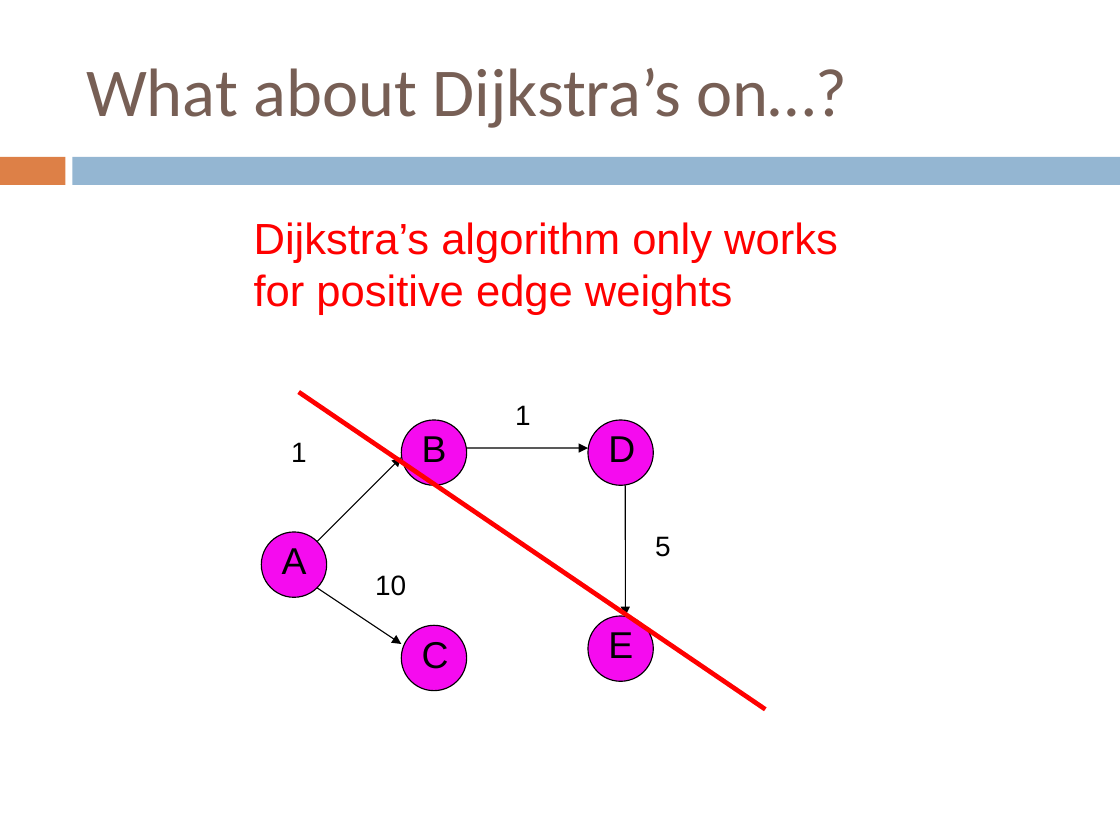
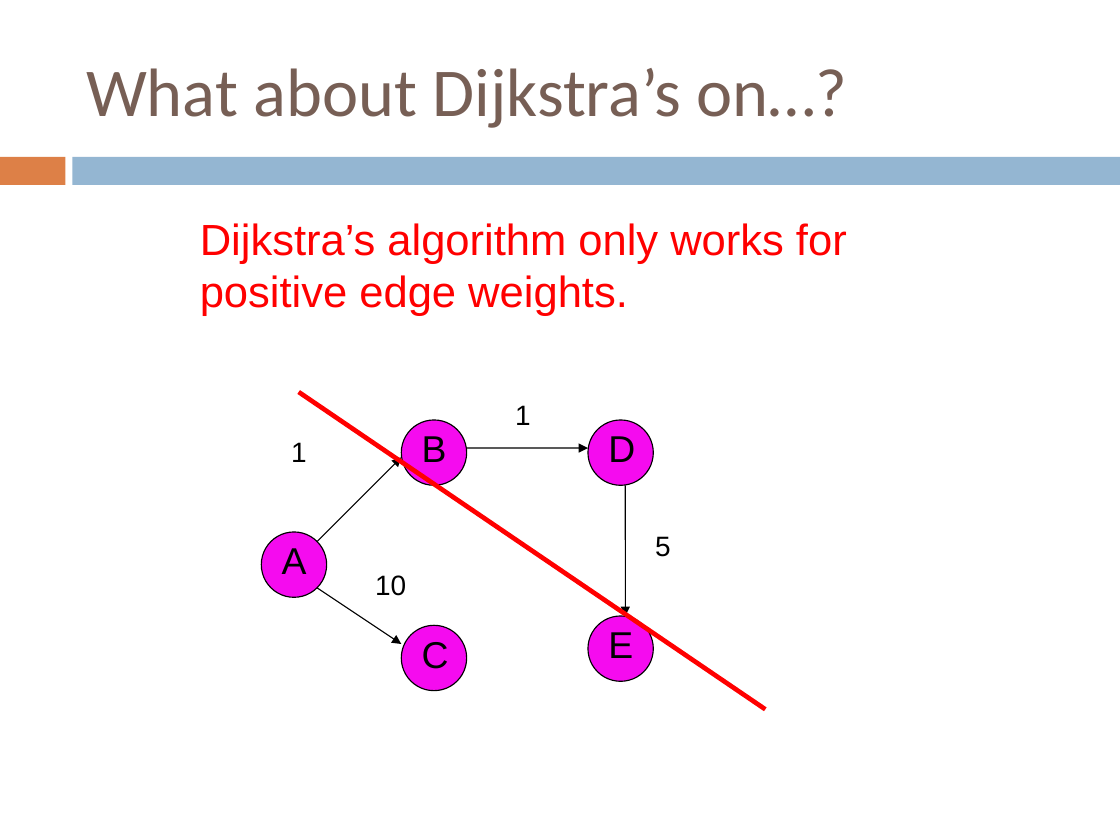
Before and after one commit to Collins-kariuk/Algorithms, a slide deck: slide 55 of Lectures/Lecture 19_Shortest Paths.pptx. Drawn at 1120x840 pixels with LibreOffice and Linux fonts; fonts in the diff are those of the drawing. Boxes give left, top, right and bottom in pixels: in the first picture for what was removed or moved away, otherwise in the second. Text is boxed around its words. In the diff, an @@ line names an element or a change of style, - is before the commit and + after.

```diff
--- a/Lectures/Lecture 19_Shortest Paths.pptx
+++ b/Lectures/Lecture 19_Shortest Paths.pptx
@@ text at (x1=200, y1=223, x2=847, y2=316): text changed @@
-Dijkstra’s algorithm only works for positive edge weights
+Dijkstra’s algorithm only works for positive edge weights.
```
Also in this commit, not shown: 8 other slides changed.
